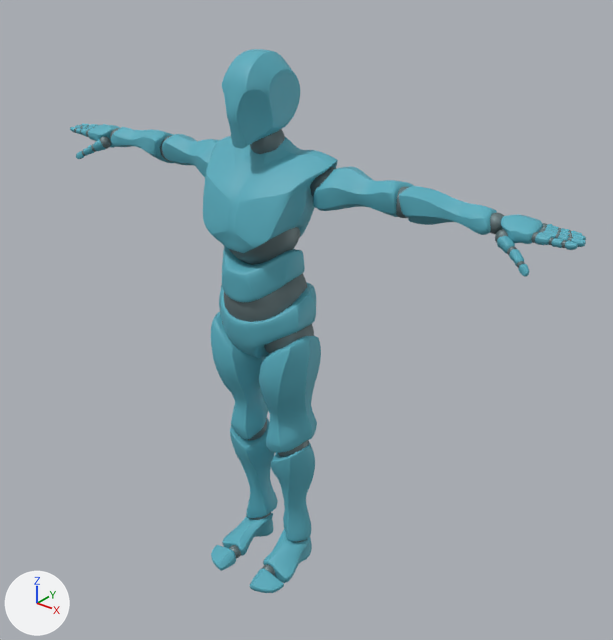
Two versions of the glTF model godot/assets/animations/character_anims.glb, one commit apart.
One viewpoint serves both versions: a camera (50 mm lens) standing at (1.65, -1.86, 2.16) and looking at (0.13, 0.04, 0.98). Lighting does not change. The marker at lower left points along +X, +Y and +Z. The picture after the commit comes second. Mesh edges are drawn as thin lines on the coarser meshes. Where no turn or scale is listed for an object, it has been applied to the vertices.

The first picture shows 'Alpha_Joints', 'Alpha_Surface'.
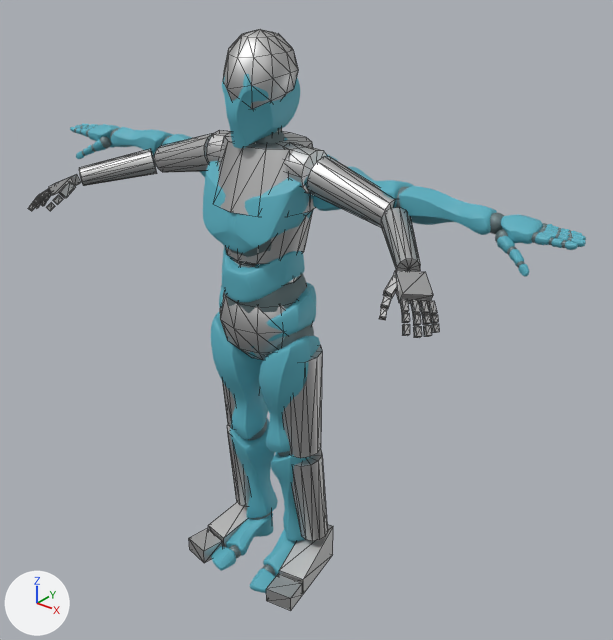
Boxes [x1, y1, x2, y2] around the edits, measured in the pictures (613 x 640 px):
'DummyMESH', added
    after: [28, 29, 439, 611]

What changed in the scene script:
```text
Add mat_dummy:
    mat_dummy = principled_material('Dummy')
    mat_dummy.base_color = (0.588, 0.588, 0.588)  # light grey #cacaca
    mat_dummy.metallic = 1.0
    mat_dummy.roughness = 0.553
Add me_dummymesh:
    me_dummymesh.from_pydata(...)  # 776 vertices, 1344 faces; spans x -0.78..0.78, y -0.34..0.16, z 0.0..1.86
    me_dummymesh.materials.append(mat_dummy)  # light grey #cacaca
Add ob_dummymesh:
    ob_dummymesh = bpy.data.objects.new('DummyMESH', me_dummymesh)
    ob_dummymesh.location = (0.0, 0.0, 0.0)
```
